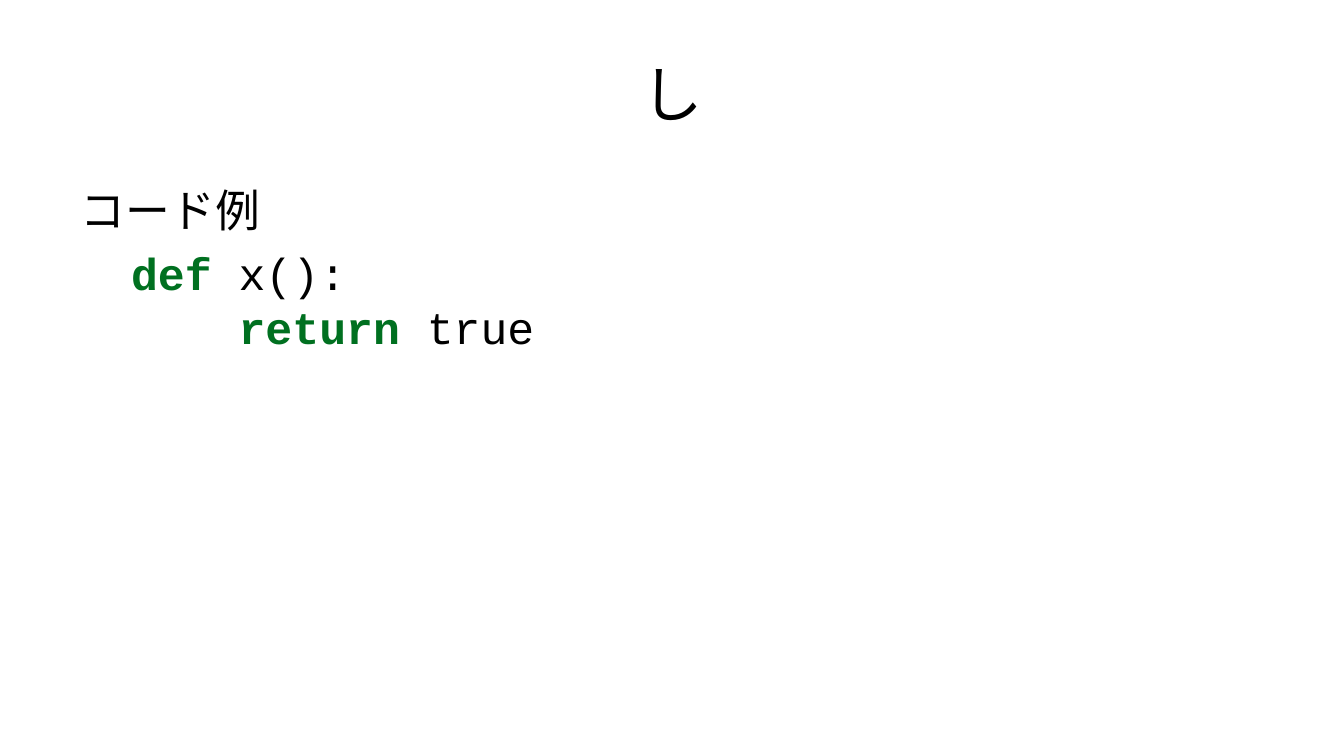
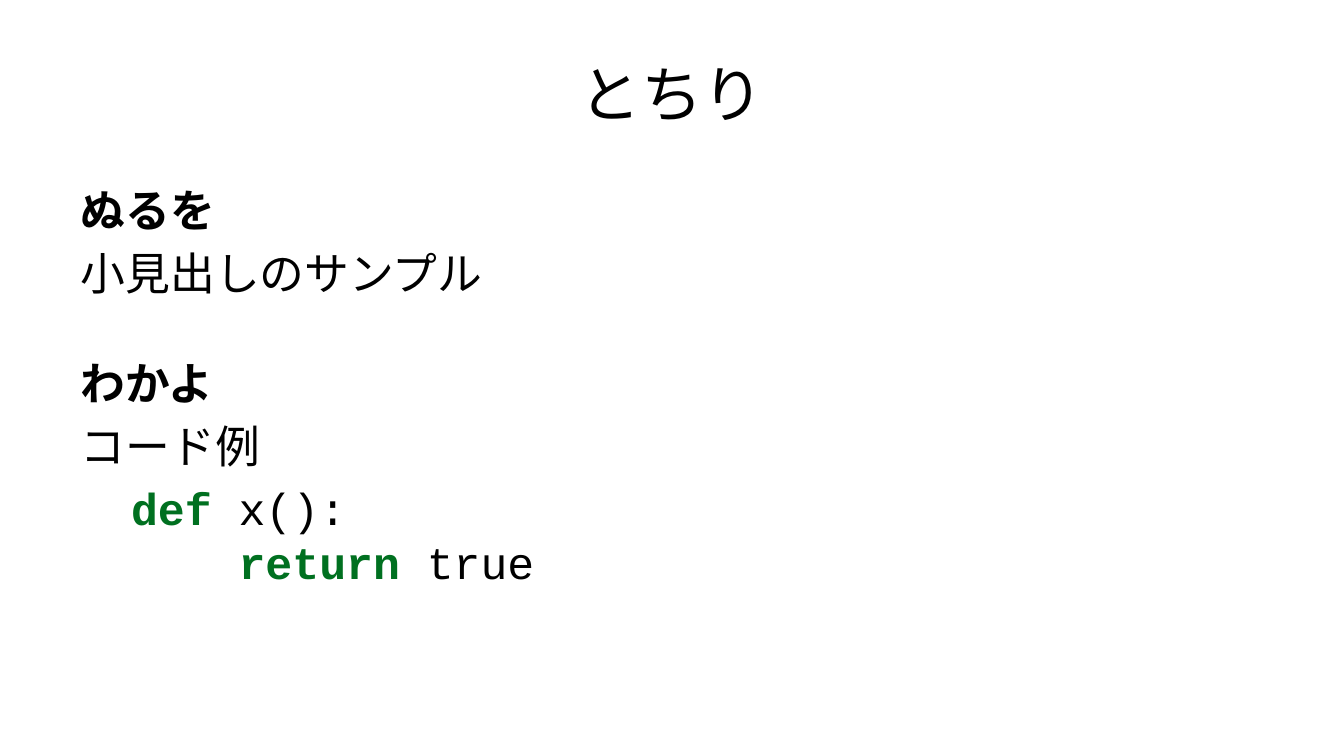
Before and after one commit to kfjt/md2pptxJP, a slide deck: slide 9 of outfile.pptx (slide 7 before the commit). Drawn at 1344x756 pixels with LibreOffice and Linux fonts; fonts in the diff are those of the drawing. Boxes give left, top, right and bottom in pixels: in the first picture for what was removed or moved away, otherwise in the second. Text is boxed around its words. In the diff, an @@ line names an element or a change of style, - is before the commit and + after.

```diff
--- a/outfile.pptx
+++ b/outfile.pptx
@@ title at (580,68,765,120): text changed @@
-し
+とちり
@@ text at (81,190,483,403): paragraphs added @@
+ぬるを
+小見出しのサンプル
+わかよ
```
Also in this commit, not shown: 3 other slides changed, 4 slides added, 3 slides removed, 6 other files.
